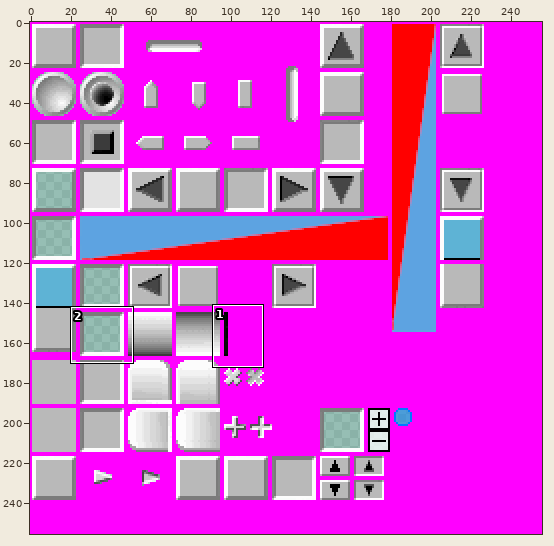
A sprite sheet gets an edit: images/GuiDefaultThemeSlt.png. Above: a wide view before the commit, with the close-up outlined.
Close-up. The starting point:
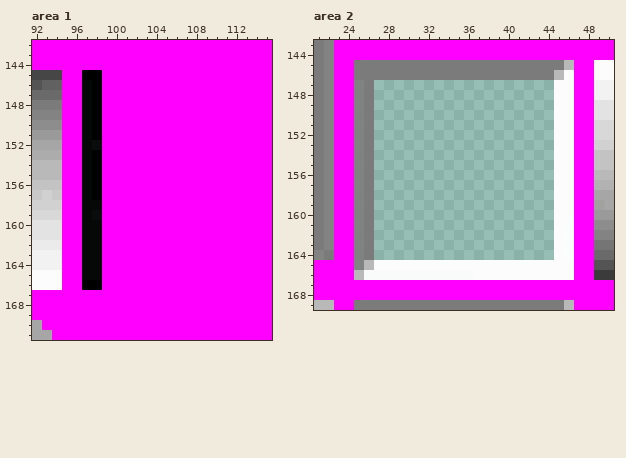
The file is 256x256 pixels. Pixels under 10% opacity are left out. Colours within 5 levels of each other are drawn and written as one. Shown: area 1: x 92..115, y 142..171; area 2: x 21..50, y 143..169. The commit also changed other parts of the picture, which this record leaves out.
After the commit:
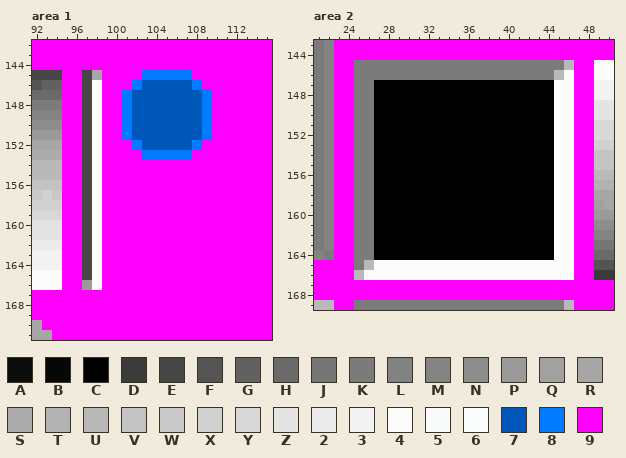
Palette (. is transparent): A #000000ed  B #000000f4  C #000000  D #3b3b3b  E #464646  F #545454  G #616161  H #6a6a6a  J #757575  K #7b7b7b  L #808080f6  M #838383  N #8d8d8d  P #9a9a9a  Q #a1a1a0  R #a6a6a6  S #acacac  T #b2b2b2  U #b9b9b9  V #c3c3c3  W #c9c9c9  X #d1d1d1  Y #d8d8d8  Z #e3e3e3  2 #ebebeb  3 #f2f2f2  4 #fcfcfc  5 #fffffff1  6 #fffffff7  7 #0057ba  8 #007aff  9 #ff00ff
From old to new:
Changed rows in their new state; - is an unchanged pixel.
Area 1:
first column x 97:
145 ER----88888--
146 E4---8777778-
147 E4--877777778
148 E4--877777778
149 E4--877777778
150 E4--877777778
151 E4--877777778
152 E4---8777778-
153 E4----88888--
154 E4-----------
155 E4-----------
156 E4-----------
157 E4-----------
158 E4-----------
159 E4-----------
160 E4-----------
161 E4-----------
162 E4-----------
163 E4-----------
164 E4-----------
165 E4-----------
166 P4-----------
Area 2:
first column x 25:
147 K-CCCCCCCCCCCCCCCCCC--
148 K-CCCCCCCCCCCCCCCCCC--
149 K-CCCCCCCCCCCCCCCCCC--
150 K-CCCCCCCCCCCCCCCCCC--
151 K-CCCCCCCCCCCCCCCCCC--
152 K-CCCCCCCCCCCCCCCCCC--
153 K-CCCCCCCCCCCCCCCCCC--
154 K-CCCCCCCCCCCCCCCCCC--
155 K-CCCCCCCCCCCCCCCCCC--
156 K-CCCCCCCCCCCCCCCCCC--
157 K-CCCCCCCCCCCCCCCCCC--
158 K-CCCCCCCCCCCCCCCCCC--
159 K-CCCCCCCCCCCCCCCCCC--
160 K-CCCCCCCCCCCCCCCCCC--
161 K-CCCCCCCCCCCCCCCCCC-4
162 K-CCCCCCCCCCCCCCCCCC-4
163 K-CCCCCCCCCCCCCCCCCC-4
164 K-CCCCCCCCCCCCCCCCCC-4
165 K---------------------
166 -44444444444----------
